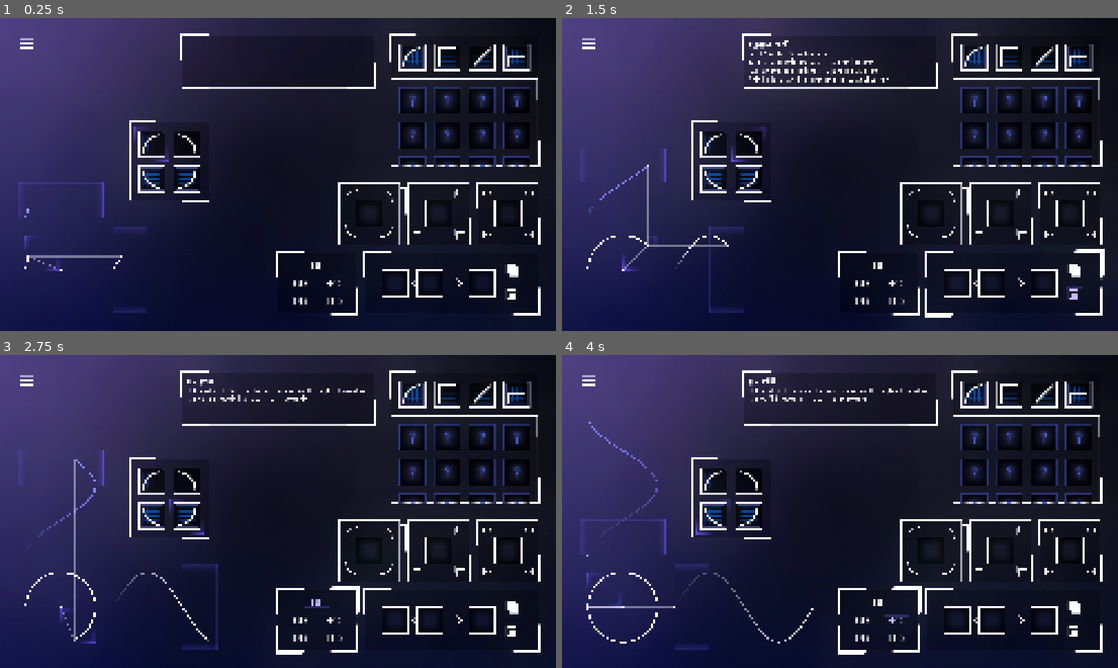
Above: before the commit, frames 1-4 (two rows, left to right).
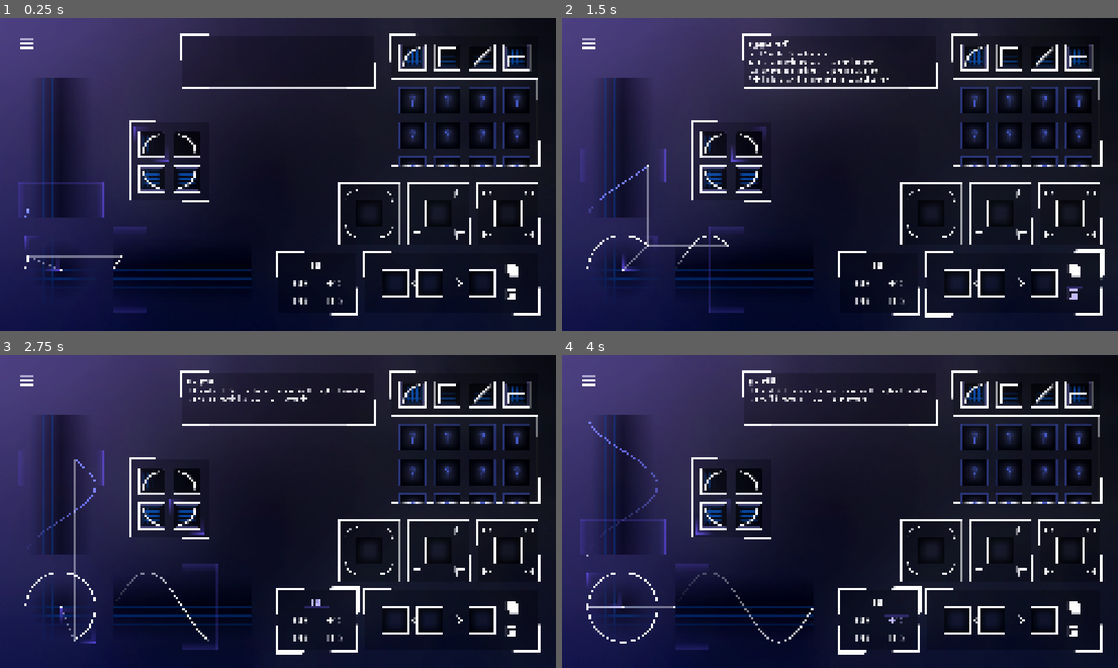
Above: after the commit, the same moments.

Repository: Jfred94/waveform-generator
Game: Godot game, scene res://Scenes/Game/game.tscn
Same seed, same stepped clock (60 frames per second), same inputs: the game is played once before the commit and once after it.
Inputs (mouse positions are in pixels of both pictures, inside the frame that each line leads up to):
- Up to frame 1 (0.25 s): no input
- Up to frame 2 (1.5 s): click (1073, 271) at 0.5 s; click (1073, 296) at 1.25 s
- Up to frame 3 (2.75 s): click (316, 602) at 2 s
- Up to frame 4 (4 s): click (862, 621) at 2.75 s; click (895, 621) at 3.5 s

The runs differ from the first frame. In frame 1, 4.6% of the frame differs, in the area x 6-74%, y 19-86%; in frame 2, 4.6%; in frame 3, 4.4%; in frame 4, 4.5%.

Commit message:
few qol thingies

Diff:
--- a/WaveformGenerator/Scenes/Game/GamePanel/shrink_panel.tscn
+++ b/WaveformGenerator/Scenes/Game/GamePanel/shrink_panel.tscn
@@ -57,7 +57,7 @@
 "times": PackedFloat32Array(0),
 "transitions": PackedFloat32Array(1),
 "update": 0,
-"values": [Vector2(-142, 7)]
+"values": [Vector2(142, -7)]
 }
 
 [sub_resource type="Animation" id="Animation_shphl"]
@@ -114,7 +114,7 @@
 
 [node name="hover tr" type="Sprite2D" parent="."]
 z_index = -10
-position = Vector2(-142, 7)
+position = Vector2(142, -7)
 rotation = 3.1415927
 texture = ExtResource("4_shphl")
 centered = false
--- /dev/null
+++ b/WaveformGenerator/Scenes/Game/LevelManager/level_manager.gd
@@ -0,0 +1,11 @@
+extends Node2D
+
+
+# Called when the node enters the scene tree for the first time.
+func _ready() -> void:
+	pass # Replace with function body.
+
+
+# Called every frame. 'delta' is the elapsed time since the previous frame.
+func _process(delta: float) -> void:
+	pass
--- /dev/null
+++ b/WaveformGenerator/Scenes/Game/LevelManager/level_manager.tscn
@@ -0,0 +1,6 @@
+[gd_scene load_steps=2 format=3 uid="uid://dc0bto7y6fv2u"]
+
+[ext_resource type="Script" uid="uid://cieikykxwji00" path="res://Scenes/Game/LevelManager/level_manager.gd" id="1_niy87"]
+
+[node name="Level Manager" type="Node2D"]
+script = ExtResource("1_niy87")
--- /dev/null
+++ b/WaveformGenerator/Scenes/Game/ShapeLineGhost/shape_line_ghost.gd
@@ -0,0 +1,17 @@
+extends Node2D
+class_name ShapeLineGhost
+
+var timer: float
+var fade_time: float = 2.0
+
+# Called when the node enters the scene tree for the first time.
+func _ready() -> void:
+	timer = fade_time
+
+
+# Called every frame. 'delta' is the elapsed time since the previous frame.
+func _process(delta: float) -> void:
+	timer -= delta
+	modulate = Color(1, 1, 1, timer / fade_time)
+	if (timer <= 0.0):
+		queue_free()
--- /dev/null
+++ b/WaveformGenerator/Scenes/Game/ShapeLineGhost/shape_line_ghost.tscn
@@ -0,0 +1,6 @@
+[gd_scene load_steps=2 format=3 uid="uid://wrvsk3k2mqy8"]
+
+[ext_resource type="Script" uid="uid://dsek42ux1a46w" path="res://Scenes/Game/ShapeLineGhost/shape_line_ghost.gd" id="1_fqoc7"]
+
+[node name="Shape Line Ghost" type="Node2D"]
+script = ExtResource("1_fqoc7")
--- a/WaveformGenerator/Scenes/Game/Visualizer/visualizer.gd
+++ b/WaveformGenerator/Scenes/Game/Visualizer/visualizer.gd
@@ -39,9 +39,20 @@
 @export var purple_gradient_thingy_v: Sprite2D
 @export var spinny_spinny: Sprite2D
 
+var debug_mode: bool = false
+
+var shape_line_ghost_scene = preload("res://Scenes/Game/ShapeLineGhost/shape_line_ghost.tscn")
+
 # Called when the node enters the scene tree for the first time.
 func _ready() -> void:
-	pass # Replace with function body.
+	if (debug_mode):
+		waveform_1_circle.visible = false
+		waveform_2_circle.visible = false
+		link_line2D_1.visible = false
+		link_line2D_2.visible = false
+		purple_gradient_thingy_h.visible = false
+		purple_gradient_thingy_v.visible = false
+
 
 var is_hovering: bool = false
 
@@ -112,6 +123,12 @@
 		tile3 = _tile3
 		tile4 = _tile4
 		visualizer_angle = 0.0
+
+		var shape_line_ghost: ShapeLineGhost = shape_line_ghost_scene.instantiate()
+		add_child(shape_line_ghost)
+		shape_line_ghost.z_index = -1
+		shape_line_ghost.add_child(shape_line2D.duplicate())
+
 		shape_line2D.clear_points()
 		is_shape_line_finished = false
 		shape_line2D.closed = false
@@ -213,26 +230,37 @@
 
 	#waveform_1_line2D_1.gradient.set_offset(0, 0.5)
 
-	if (is_first_waveform):
+	if (debug_mode):
 		waveform_1_line2D_1.gradient.set_offset(0, 0.0)
 		waveform_2_line2D_1.gradient.set_offset(0, 0.0)
-		waveform_1_line2D_1.gradient.set_offset(1, 0.0 + (angle / (PI * 2.0)))
-		waveform_2_line2D_1.gradient.set_offset(1, 0.0 + (angle / (PI * 2.0)))
-
-		waveform_1_line2D_2.gradient.set_offset(0, 0.0 + (angle / (PI * 2.0)))
-		waveform_2_line2D_2.gradient.set_offset(0, 0.0 + (angle / (PI * 2.0)))
-		waveform_1_line2D_2.gradient.set_offset(1, 1.0 + (angle / (PI * 2.0)))
-		waveform_2_line2D_2.gradient.set_offset(1, 1.0 + (angle / (PI * 2.0)))
-	else:
+		waveform_1_line2D_1.gradient.set_offset(1, 0.0)
+		waveform_2_line2D_1.gradient.set_offset(1, 0.0)
+
 		waveform_1_line2D_2.gradient.set_offset(0, 0.0)
 		waveform_2_line2D_2.gradient.set_offset(0, 0.0)
-		waveform_1_line2D_2.gradient.set_offset(1, 0.0 + (angle / (PI * 2.0)))
-		waveform_2_line2D_2.gradient.set_offset(1, 0.0 + (angle / (PI * 2.0)))
-
-		waveform_1_line2D_1.gradient.set_offset(0, 0.0 + (angle / (PI * 2.0)))
-		waveform_2_line2D_1.gradient.set_offset(0, 0.0 + (angle / (PI * 2.0)))
-		waveform_1_line2D_1.gradient.set_offset(1, 1.0 + (angle / (PI * 2.0)))
-		waveform_2_line2D_1.gradient.set_offset(1, 1.0 + (angle / (PI * 2.0)))
+		waveform_1_line2D_2.gradient.set_offset(1, 0.0)
+		waveform_2_line2D_2.gradient.set_offset(1, 0.0)
+	else:
+		if (is_first_waveform):
+			waveform_1_line2D_1.gradient.set_offset(0, 0.0)
+			waveform_2_line2D_1.gradient.set_offset(0, 0.0)
+			waveform_1_line2D_1.gradient.set_offset(1, 0.0 + (angle / (PI * 2.0)))
+			waveform_2_line2D_1.gradient.set_offset(1, 0.0 + (angle / (PI * 2.0)))
+
+			waveform_1_line2D_2.gradient.set_offset(0, 0.0 + (angle / (PI * 2.0)))
+			waveform_2_line2D_2.gradient.set_offset(0, 0.0 + (angle / (PI * 2.0)))
+			waveform_1_line2D_2.gradient.set_offset(1, 1.0 + (angle / (PI * 2.0)))
+			waveform_2_line2D_2.gradient.set_offset(1, 1.0 + (angle / (PI * 2.0)))
+		else:
+			waveform_1_line2D_2.gradient.set_offset(0, 0.0)
+			waveform_2_line2D_2.gradient.set_offset(0, 0.0)
+			waveform_1_line2D_2.gradient.set_offset(1, 0.0 + (angle / (PI * 2.0)))
+			waveform_2_line2D_2.gradient.set_offset(1, 0.0 + (angle / (PI * 2.0)))
+
+			waveform_1_line2D_1.gradient.set_offset(0, 0.0 + (angle / (PI * 2.0)))
+			waveform_2_line2D_1.gradient.set_offset(0, 0.0 + (angle / (PI * 2.0)))
+			waveform_1_line2D_1.gradient.set_offset(1, 1.0 + (angle / (PI * 2.0)))
+			waveform_2_line2D_1.gradient.set_offset(1, 1.0 + (angle / (PI * 2.0)))
 
 
 
--- a/WaveformGenerator/Scenes/Game/Visualizer/waveform.gdshader
+++ /dev/null
@@ -1,15 +0,0 @@
-shader_type canvas_item;
-
-uniform float fade_start : hint_range(0.0, 1.0) = 0.0;
-uniform float fade_end   : hint_range(0.0, 1.0) = 1.0;
-uniform vec4 line_color : source_color = vec4(1.0);
-
-void fragment() {
-    // DO NOT use COLOR — it's usually 0 in Line2D shaders
-    vec4 col = line_color;
-
-    float u = UV.x; // will only work if a texture is set OR fill mode = stretch
-
-    float fade = smoothstep(fade_start, fade_end, u);
-    COLOR = vec4(col.rgb, col.a * fade);
-}
--- a/WaveformGenerator/Scenes/Game/game.tscn
+++ b/WaveformGenerator/Scenes/Game/game.tscn
@@ -1,8 +1,7 @@
-[gd_scene load_steps=62 format=3 uid="uid://e0j4pqwpg7y8"]
+[gd_scene load_steps=63 format=3 uid="uid://e0j4pqwpg7y8"]
 
 [ext_resource type="Script" uid="uid://bokmmg3v1fgoy" path="res://Scenes/Game/game.gd" id="1_mv0hc"]
 [ext_resource type="Texture2D" uid="uid://dy6gawgjmjt1r" path="res://Sprites/shapes/circle.png" id="2_8trit"]
-[ext_resource type="Texture2D" uid="uid://dteuy606nq4l3" path="res://Sprites/pure background.png" id="2_qikps"]
 [ext_resource type="Texture2D" uid="uid://cj3xw0n7ug48e" path="res://Sprites/shapes/square.png" id="3_71giq"]
 [ext_resource type="PackedScene" uid="uid://bxe26m8m6xp61" path="res://Scenes/Game/TestVisualizer/test_visualizer.tscn" id="3_qikps"]
 [ext_resource type="Texture2D" uid="uid://b3guo7h0fwehx" path="res://Sprites/shapes/diamond.png" id="4_3mdsk"]
@@ -57,9 +56,11 @@
 [ext_resource type="Texture2D" uid="uid://dcyv1u51ir6a3" path="res://Sprites/shapes/small rectangle x small rectangle f.png" id="44_l47d4"]
 [ext_resource type="Texture2D" uid="uid://dpqxrpnc8qmsr" path="res://Sprites/shapes/small rectangle x small inv circle.png" id="45_5s13o"]
 [ext_resource type="Texture2D" uid="uid://b2uov2hdrlyg6" path="res://Sprites/shapes/small rectangle f x small inv circle.png" id="46_bcbly"]
+[ext_resource type="Texture2D" uid="uid://y7jtu5yp1v0m" path="res://Sprites/pure background w grid.png" id="47_a4qm0"]
 [ext_resource type="Texture2D" uid="uid://ddwrmdspwf4x" path="res://Sprites/buttons/menu N.png" id="58_71giq"]
 [ext_resource type="Texture2D" uid="uid://bec13fwpu4uur" path="res://Sprites/buttons/menu P.png" id="59_a4qm0"]
 [ext_resource type="Texture2D" uid="uid://1uy7yv6aq3y" path="res://Sprites/buttons/menu H.png" id="60_2gid3"]
+[ext_resource type="PackedScene" uid="uid://dc0bto7y6fv2u" path="res://Scenes/Game/LevelManager/level_manager.tscn" id="61_2gid3"]
 
 [sub_resource type="Environment" id="Environment_qikps"]
 background_mode = 3
@@ -94,7 +95,7 @@
 offset_bottom = 720.0
 grow_horizontal = 2
 grow_vertical = 2
-texture = ExtResource("2_qikps")
+texture = ExtResource("47_a4qm0")
 
 [node name="Test Visualizer" parent="GameCanvasLayer/background" instance=ExtResource("3_qikps")]
 visible = false
@@ -165,3 +166,6 @@
 
 [node name="Tiles" type="Node2D" parent="GameCanvasLayer/background"]
 z_index = 105
+
+[node name="Level Manager" parent="GameCanvasLayer/background" instance=ExtResource("61_2gid3")]
+position = Vector2(280, 1160)
--- a/WaveformGenerator/project.godot
+++ b/WaveformGenerator/project.godot
@@ -24,6 +24,7 @@
 window/stretch/mode="canvas_items"
 window/stretch/aspect="expand"
 window/vsync/vsync_mode=2
+mouse_cursor/custom_image="uid://cr2trknmhhimn"
 
 [input]
 
Not shown, added: WaveformGenerator/Scenes/Game/LevelManager/level_manager.gd.uid
Not shown, added: WaveformGenerator/Scenes/Game/ShapeLineGhost/shape_line_ghost.gd.uid
Not shown, removed: WaveformGenerator/Scenes/Game/Visualizer/waveform.gdshader.uid
Binary file added: WaveformGenerator/Sprites/cursor.png
Not shown, added: WaveformGenerator/Sprites/cursor.png.import
Binary file added: WaveformGenerator/Sprites/pure background w grid.png
Not shown, added: WaveformGenerator/Sprites/pure background w grid.png.import
